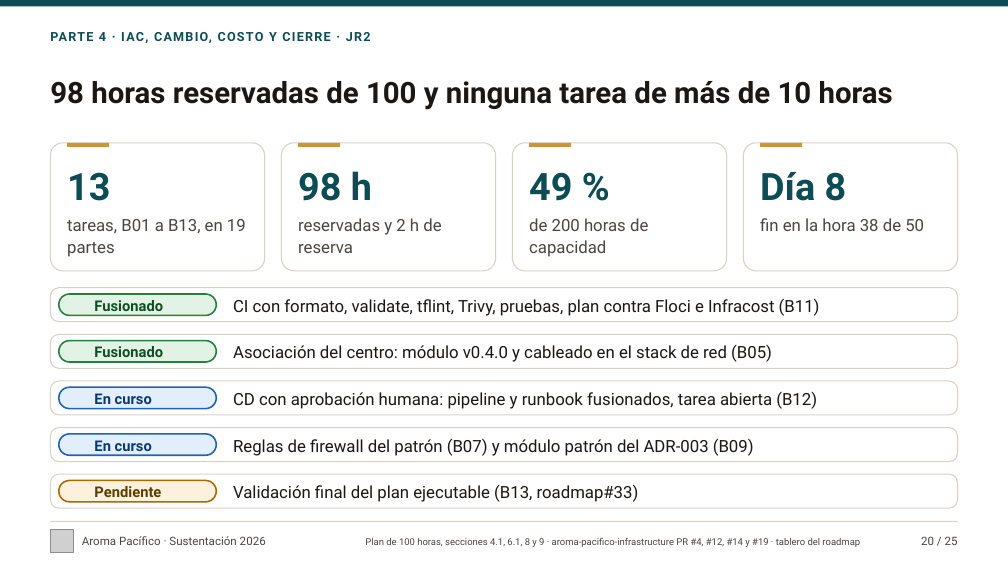
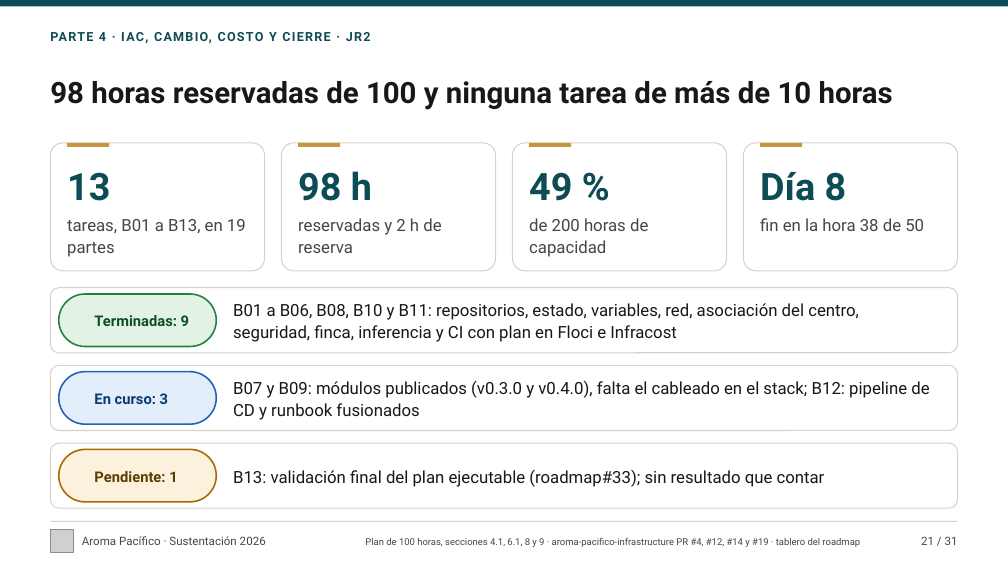
Before and after one commit to aroma-pacifico/aroma-pacifico-presentation, a slide deck: slide 21 of deck/aroma-pacifico-sustentacion.pptx (slide 20 before the commit). Drawn at 1008x567 pixels with LibreOffice and Linux fonts; fonts in the diff are those of the drawing; grey boxes stand for pictures; background and template pictures are left out. Boxes give left, top, right and bottom in pixels: in the first picture for what was removed or moved away, otherwise in the second. Text is boxed around its words. In the diff, an @@ line names an element or a change of style, - is before the commit and + after.

```diff
--- a/deck/aroma-pacifico-sustentacion.pptx
+++ b/deck/aroma-pacifico-sustentacion.pptx
@@ rounded rectangle: place and size @@
-rounded rectangle at (51,288,958,322)
+rounded rectangle at (51,288,958,353)
@@ rounded rectangle: place and size @@
-rounded rectangle at (59,294,216,315)
+rounded rectangle at (59,294,216,346)
@@ text at (94,315,189,326): text changed @@
-Fusionado
+Terminadas: 9
@@ text at (233,303,859,342): text changed @@
-CI con formato, validate, tflint, Trivy, pruebas, plan contra Floci e Infracost (B11)
+B01 a B06, B08, B10 y B11: repositorios, estado, variables, red, asociación del centro, seguridad, finca, inferencia y CI con plan en Floci e Infracost
@@ text removed at (94,346,163,362) @@
-Fusionado
@@ rounded rectangle: place and size @@
-rounded rectangle at (51,334,958,368)
+rounded rectangle at (51,365,958,430)
@@ rounded rectangle: place and size @@
-rounded rectangle at (59,341,216,362)
+rounded rectangle at (59,372,216,424)
@@ rounded rectangle at (59,372,216,424): fill #E2F3E6 to #E3EEFB; outline #23803F 1.5 pt to #1F63B5 1.5 pt @@
@@ text at (233,380,929,420): text changed @@
-Asociación del centro: módulo v0.4.0 y cableado en el stack de red (B05)
+B07 y B09: módulos publicados (v0.3.0 y v0.4.0), falta el cableado en el stack; B12: pipeline de CD y runbook fusionados
@@ text at (94,393,168,404): text changed @@
-En curso
+En curso: 3
@@ text removed at (233,392,817,409) @@
-CD con aprobación humana: pipeline y runbook fusionados, tarea abierta (B12)
@@ proportions changed in 3 elements at (51,288,958,353), (51,365,958,430), (51,443,958,508) @@
@@ rounded rectangle: place and size @@
-rounded rectangle at (51,381,958,415)
+rounded rectangle at (51,443,958,508)
@@ rounded rectangle removed at (51,428,958,462) @@
@@ rounded rectangle: place and size @@
-rounded rectangle at (59,387,216,408)
+rounded rectangle at (59,449,216,501)
@@ rounded rectangle at (59,449,216,501): fill #E3EEFB to #FBF1DC; outline #1F63B5 1.5 pt to #A86B00 1.5 pt @@
@@ rounded rectangle removed at (59,434,216,455) @@
@@ text removed at (94,440,152,455) @@
-En curso
@@ text removed at (233,438,754,456) @@
-Reglas de firewall del patrón (B07) y módulo patrón del ADR-003 (B09)
@@ rounded rectangle removed at (51,474,958,508) @@
@@ text at (94,471,177,482): text changed @@
-Pendiente
+Pendiente: 1
@@ text at (233,470,825,487): text changed @@
-Validación final del plan ejecutable (B13, roadmap#33)
+B13: validación final del plan ejecutable (roadmap#33); sin resultado que contar
@@ rounded rectangle removed at (59,481,216,502) @@
@@ text at (921,536,958,545): text changed @@
-20 / 25
+21 / 31
```
Also in this commit, not shown: 24 other slides changed, 6 slides added, 38 other files.
